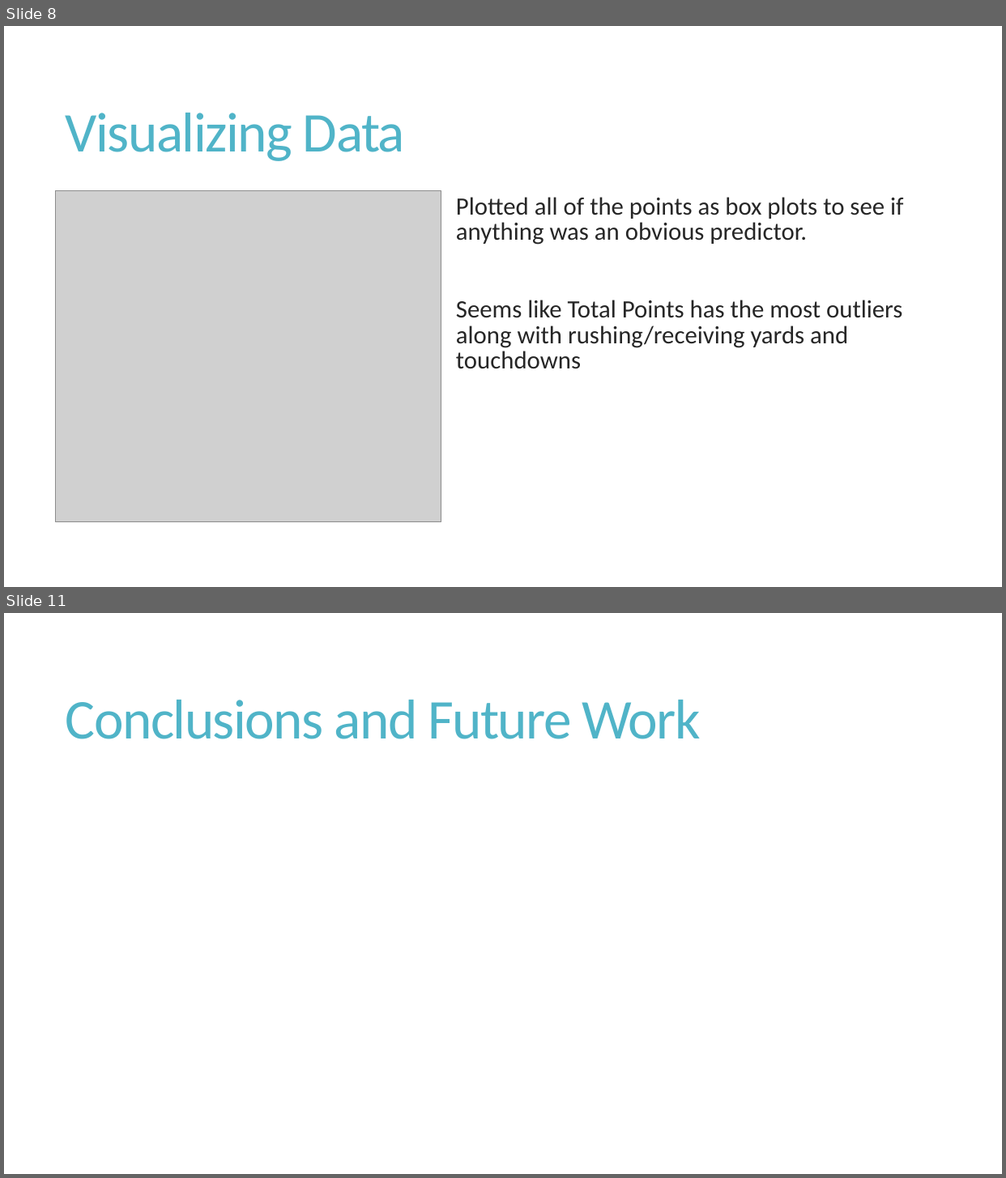
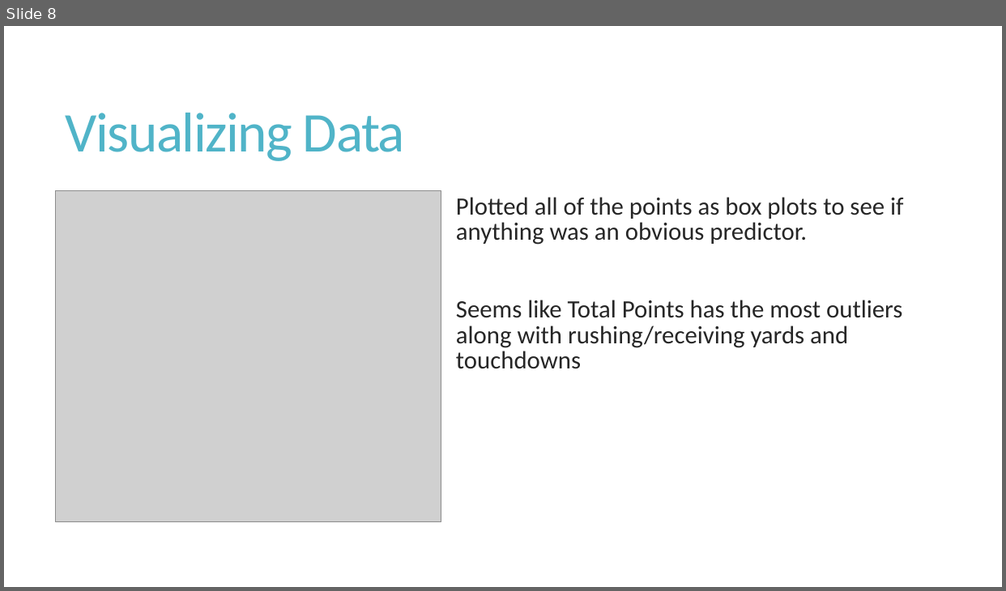
Before and after one commit to wendybo/GA_Class_Project, a slide deck: NFLRank_final_WY.pptx. Shown one above the other, each under a label of ours: slides 8 and 11 before the commit, slide 8 after it; the slides between them are not shown. The pictures are 1006x1178 and 1006x591 pixels, drawn with LibreOffice and Linux fonts; fonts in the diff are those of the drawing; grey boxes stand for pictures. Boxes give left, top, right and bottom in pixels: in the first picture for what was removed or moved away, otherwise in the second. Text is boxed around its words. In the diff, an @@ line names an element or a change of style, - is before the commit and + after.

```diff
--- a/NFLRank_final_WY.pptx
+++ b/NFLRank_final_WY.pptx
@@ slide 11 removed at box(4, 613, 1002, 1174), background #FFFFFF @@
@@ title removed at box(66, 700, 701, 739) @@
-Conclusions and Future Work
```
Also in this commit, not shown: 1 slide changed, 3 slides added, 1 other slide removed, 2 other files.
